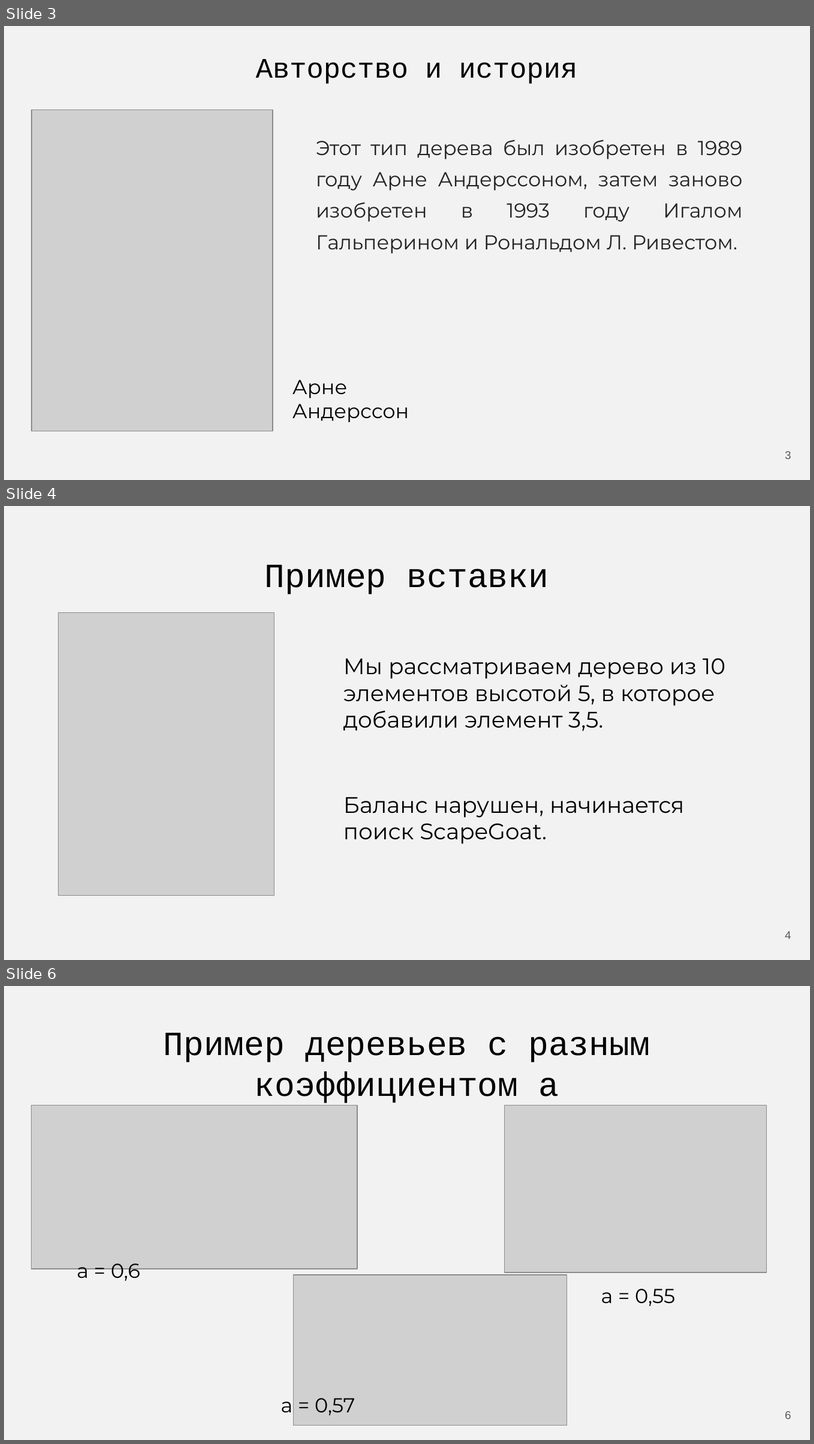
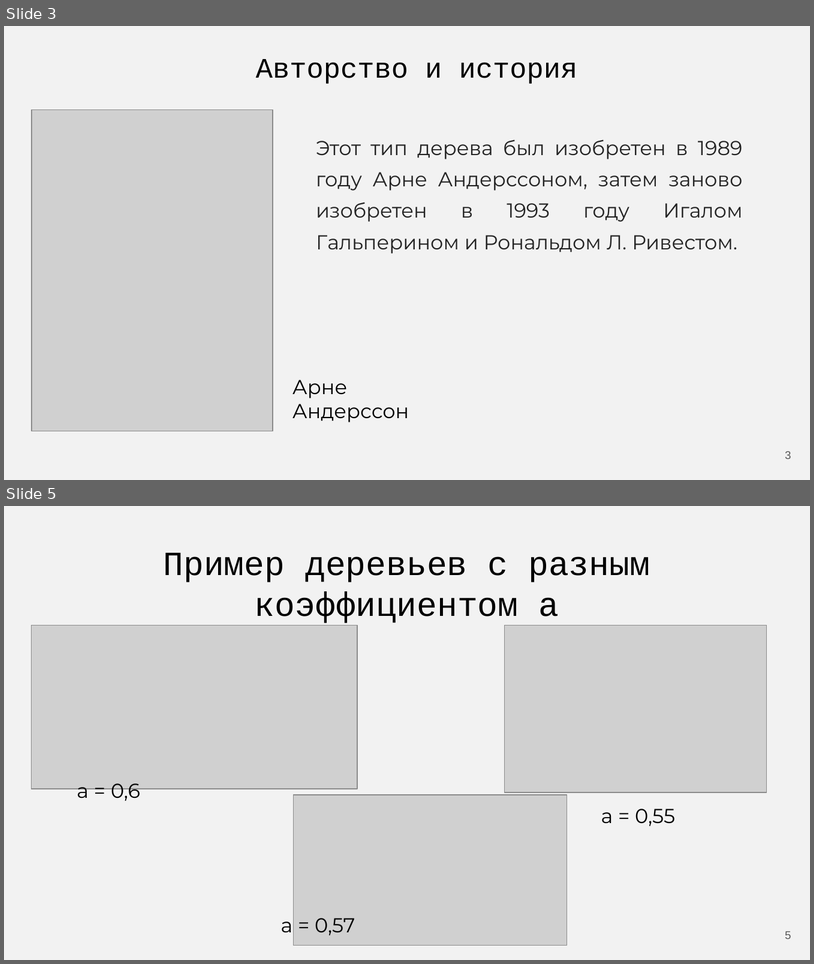
Before and after one commit to Flnchkv/ScapeGoat_Three, a slide deck: ScapeGoat Three.pptx. Shown one above the other, each under a label of ours: slides 3, 4 and 6 before the commit, slides 3 and 5 after it; the slides between them are not shown. The pictures are 814x1444 and 814x964 pixels, drawn with LibreOffice and Linux fonts; fonts in the diff are those of the drawing; grey boxes stand for pictures. Boxes give left, top, right and bottom in pixels: in the first picture for what was removed or moved away, otherwise in the second. Text is boxed around its words. In the diff, an @@ line names an element or a change of style, - is before the commit and + after.

```diff
--- a/ScapeGoat Three.pptx
+++ b/ScapeGoat Three.pptx
@@ slide 4 removed at bbox=[4, 506, 810, 960], background #F2F2F2 @@
@@ title removed at bbox=[265, 565, 549, 594] @@
-Пример вставки
@@ picture removed at bbox=[58, 612, 274, 895] @@
@@ text removed at bbox=[344, 658, 726, 731] @@
-Мы рассматриваем дерево из 10 элементов высотой 5, в которое добавили элемент 3,5.
@@ text removed at bbox=[344, 797, 684, 844] @@
-Баланс нарушен, начинается поиск ScapeGoat.
@@ page number removed at bbox=[785, 931, 791, 939] @@
-4
@@ what was slide 6 is now slide 5 @@
@@ page number at bbox=[785, 931, 791, 939]: text changed @@
-6
+5
```
Also in this commit, not shown: 1 slide added, 1 other slide removed, 1 other file.
